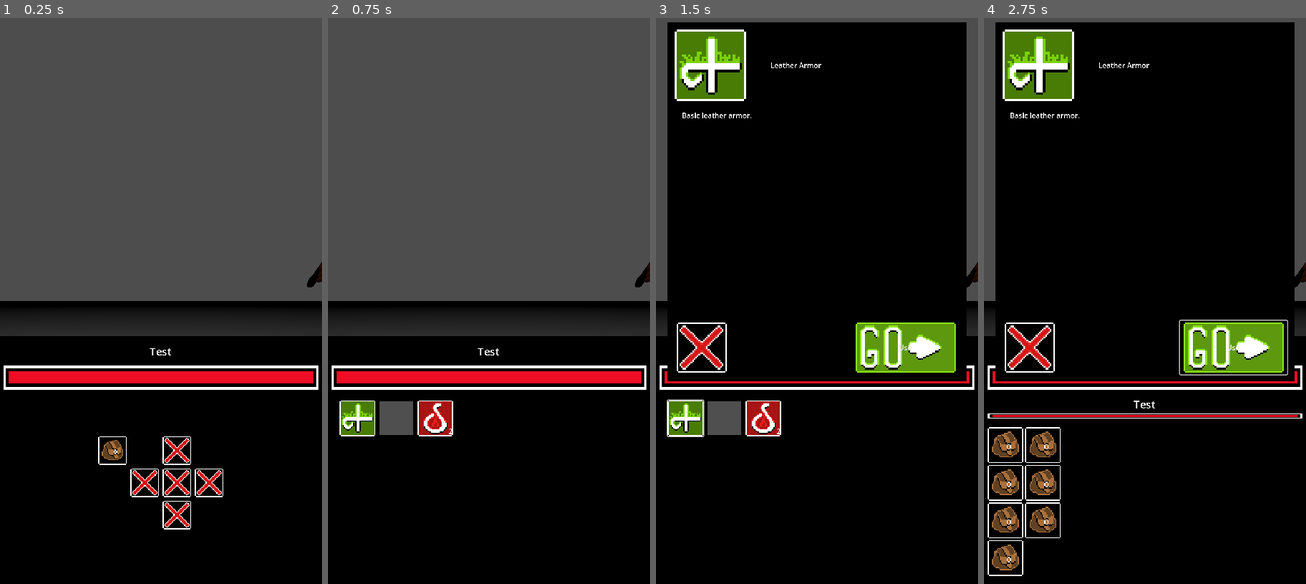
Above: before the commit, frames 1-4 (left to right).
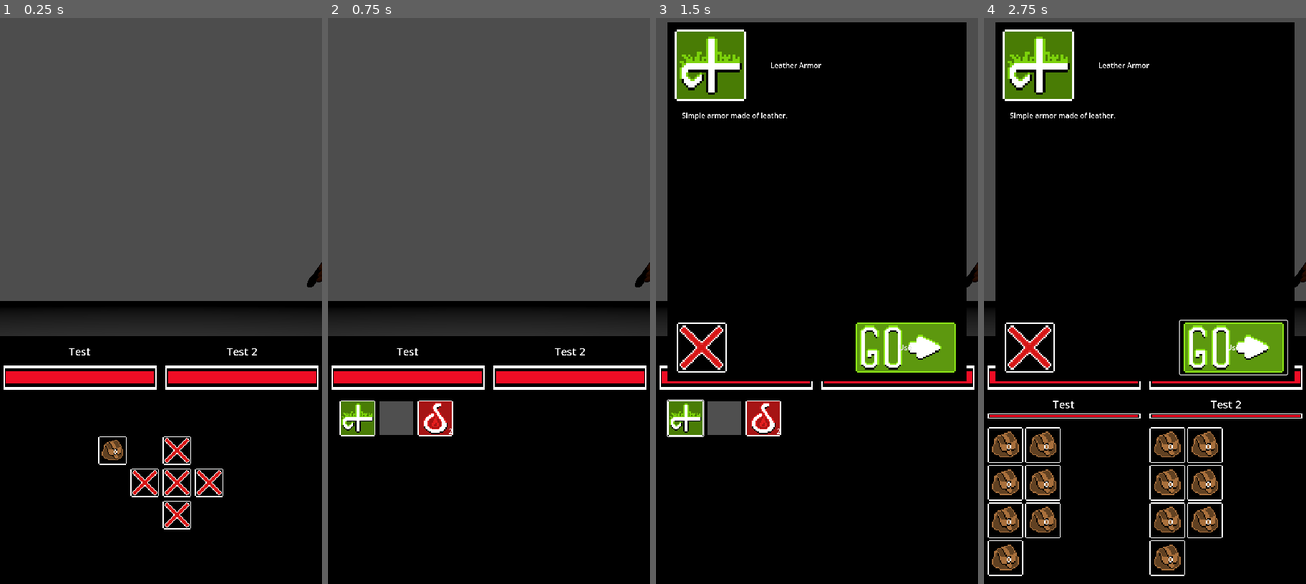
Above: after the commit, the same moments.

Repository: Crestor123/VoidRPG2.0
Game: Godot game, scene res://Scenes/Main.tscn
The game is run twice, just before and just after one commit, with the same random seed, the same clock (stepped at 60 frames per second) and the same inputs. The engine's default icon, where the game draws it, is replaced by a stand-in: a white triangle on a blue panel in a dark square.
Inputs (mouse positions are in pixels of both pictures, inside the frame that each line leads up to):
- Up to frame 1 (0.25 s): no input
- Up to frame 2 (0.75 s): click (440, 482) at 0.5 s
- Up to frame 3 (1.5 s): click (684, 419) at 1.27 s
- Up to frame 4 (2.75 s): click "Use" at 2 s

The runs differ from the first frame. In frame 1, 0.3% of the frame differs, in the area x 1-99%, y 58-66%; in frame 2, 0.3%; in frame 3, 0.3%; in frame 4, 2.8%, in the area x 1-99%, y 16-99%.

Commit message:
Implemented equipping items with stat bonuses

Diff:
--- a/Resources/Items/LeatherArmor.tres
+++ b/Resources/Items/LeatherArmor.tres
@@ -13,11 +13,34 @@
 "health": 0,
 "intelligence": 0,
 "mana": 0,
-"stength": 0,
+"strength": 3,
 "wisdom": 0
 }
+resistances = {
+"acid": 0,
+"air": 0,
+"cold": 0,
+"crystal": 0,
+"darkness": 0,
+"earth": 30,
+"electricity": 0,
+"fire": 0,
+"flesh": 0,
+"heat": 0,
+"light": 0,
+"metal": 0,
+"mind": 0,
+"motion": 0,
+"soul": 0,
+"sound": 0,
+"time": 0,
+"void": 0,
+"water": 0,
+"wood": 0
+}
 name = "Leather Armor"
-description = "Basic leather armor."
+description = "Simple armor made of leather."
 icon = ExtResource("1_4pkk1")
 cost = 0
+stackable = false
 additionalEffects = {}
--- a/Resources/Items/TestRing.tres
+++ b/Resources/Items/TestRing.tres
@@ -11,13 +11,36 @@
 "constitution": 0,
 "dexterity": 0,
 "health": 0,
-"intelligence": 0,
+"intelligence": 3,
 "mana": 0,
-"stength": 0,
+"strength": 0,
 "wisdom": 0
 }
+resistances = {
+"acid": 0,
+"air": 0,
+"cold": 0,
+"crystal": 0,
+"darkness": 0,
+"earth": 0,
+"electricity": 0,
+"fire": 0,
+"flesh": 0,
+"heat": 0,
+"light": 0,
+"metal": 0,
+"mind": 0,
+"motion": 0,
+"soul": 0,
+"sound": 0,
+"time": 0,
+"void": 0,
+"water": 0,
+"wood": 0
+}
 name = "Test Ring"
-description = "A ring used for testing purposes.  This is a long description long description long description."
+description = "A ring used for testing purposes."
 icon = ExtResource("1_dp7pc")
 cost = 0
+stackable = false
 additionalEffects = {}
--- /dev/null
+++ b/Resources/PartyMembers/Test2.tres
@@ -0,0 +1,42 @@
+[gd_resource type="Resource" script_class="PartyMember" load_steps=4 format=3 uid="uid://d3vw40hqgsnq5"]
+
+[ext_resource type="Script" path="res://Resources/Templates/PartyMember.gd" id="1_3s4qt"]
+[ext_resource type="Resource" uid="uid://ciy0ieg3mqgag" path="res://Resources/Abilities/Attack.tres" id="1_op21a"]
+[ext_resource type="Resource" uid="uid://n5bei5ouqvs2" path="res://Resources/Abilities/Defend.tres" id="2_7c6s2"]
+
+[resource]
+script = ExtResource("1_3s4qt")
+name = "Test 2"
+level = 1
+health = 25
+mana = 10
+strength = 2
+dexterity = 2
+constitution = 2
+intelligence = 2
+wisdom = 2
+charisma = 2
+abilities = Array[Resource]([ExtResource("1_op21a"), ExtResource("2_7c6s2")])
+inventory = Array[Resource]([])
+resistances = {
+"acid": 0,
+"air": 0,
+"cold": 0,
+"crystal": 0,
+"darkness": 0,
+"earth": 0,
+"electricity": 0,
+"fire": 0,
+"flesh": 0,
+"heat": 0,
+"light": 0,
+"metal": 0,
+"mind": 0,
+"motion": 0,
+"soul": 0,
+"sound": 0,
+"time": 0,
+"void": 0,
+"water": 0,
+"wood": 0
+}
--- a/Resources/Templates/Equipment.gd
+++ b/Resources/Templates/Equipment.gd
@@ -7,10 +7,33 @@
 @export var bonuses = {
 	"health": 0,
 	"mana": 0,
-	"stength": 0,
+	"strength": 0,
 	"dexterity": 0,
 	"constitution": 0,
 	"intelligence": 0,
 	"wisdom": 0,
 	"charisma": 0
 }
+
+@export var resistances = {
+	"fire": 0,
+	"light": 0,
+	"heat": 0,
+	"electricity": 0,
+	"earth": 0,
+	"metal": 0,
+	"crystal": 0,
+	"wood": 0,
+	"air": 0,
+	"sound": 0,
+	"motion": 0,
+	"void": 0,
+	"water": 0,
+	"cold": 0,
+	"acid": 0,
+	"darkness": 0,
+	"mind": 0,
+	"soul": 0,
+	"flesh": 0,
+	"time": 0
+}
--- a/Scenes/Components/EquipmentComponent.gd
+++ b/Scenes/Components/EquipmentComponent.gd
@@ -2,7 +2,7 @@
 
 @export var inventory : Node = null
 
-#Need to have slots that can be filled by appropriate equipment
+#Slots point to equipmentNodes that are children of this node
 var slots = {
 	"head": null,
 	"body": null,
@@ -12,6 +12,40 @@
 	"rring": null,
 	"weapon": null}
 
+#Bonuses from equipment are recorded here
+var equipStats = {
+	"health": 0,
+	"mana": 0,
+	"strength": 0,
+	"dexterity": 0,
+	"constitution": 0,
+	"intelligence": 0,
+	"wisdom": 0,
+	"charisma": 0
+}
+
+var equipResistances = {
+	"fire": 0,
+	"light": 0,
+	"heat": 0,
+	"electricity": 0,
+	"earth": 0,
+	"metal": 0,
+	"crystal": 0,
+	"wood": 0,
+	"air": 0,
+	"sound": 0,
+	"motion": 0,
+	"void": 0,
+	"water": 0,
+	"cold": 0,
+	"acid": 0,
+	"darkness": 0,
+	"mind": 0,
+	"soul": 0,
+	"flesh": 0,
+	"time": 0
+}
 
 func equip(equipment : EquipmentNode, slot : String = "") -> bool:
 	if inventory == null: return false
@@ -27,8 +61,27 @@
 		slots[slot] = equipment
 		equipped = true
 
+	updateStats()
+
 	return equipped
 	pass
 
-func unequip(equipment : EquipmentNode):
+func updateStats():
+	for stat in equipStats:
+		equipStats[stat] = 0
+	for res in equipResistances:
+		equipResistances[res] = 0
+
+	for item in get_children():
+		for stat in item.bonuses:
+			equipStats[stat] += item.bonuses[stat]
+		for res in equipResistances:
+			equipResistances[res] += item.resistances[res]
+	print("Updated equipment")
+
+func unequip(equipment : EquipmentNode, slot : String = "") -> bool:
+	if inventory == null: return false
+	var unequipped = false
+
+	return unequipped
 	pass
--- a/Scenes/Components/InventoryComponent.gd
+++ b/Scenes/Components/InventoryComponent.gd
@@ -57,8 +57,7 @@
 func transferItem(item : ItemNode, destination : Node):
 	for child in get_children():
 		if item == child:
-			destination.add_child(item)
-			remove_child(item)
+			item.reparent(destination)
 
 func inInventory(item : ItemNode):
 	#Returns if a given item is in the inventory
--- a/Scenes/Components/StatComponent.gd
+++ b/Scenes/Components/StatComponent.gd
@@ -100,7 +100,7 @@
 func takeDamage(value : int , type : String):
 	#print("initial damage: ", value)
 	#print("resistance: ", resistances[type])
-	var damageReduction = (float(resistances[type] + tempResistances[type])) / 100
+	var damageReduction = (float(getResistance(type))) / 100
 	#print("damage reduction: ", damageReduction)
 	#value -= floor(value * float((100 - resistances[type]) / 100))
 	if value > 0:
@@ -110,6 +110,8 @@
 
 	#print("Taking ", value, " damage of ", type, " type")
 	tempStats.health -= value
+	if tempStats.health > stats.health:
+		tempStats.health = stats.health
 	print(tempStats.health, " left")
 	if tempStats.health <= 0:
 		tempStats.health = 0
@@ -132,10 +134,28 @@
 	pass
 
 func getHealthPercent() -> float:
-	return 100 * (float(tempStats.health) / float(stats.health))
+	return 100 * (float(getStat("health")) / float(getStat("maxhealth")))
 
-func getStat(stat : String):
-	if stat in stats:
-		if stat == "health": return tempStats["health"]
-		if stat == "mana": return tempStats["mana"]
-		return stats[stat] + tempStats[stat]
+func getStat(stat : String) -> int:
+	var result : int = 0
+	if stat in stats || stat == "maxhealth" || stat == "maxmana":
+		if stat == "health": result = tempStats["health"]
+		elif stat == "maxhealth":
+			result = stats["health"]
+			if equipment: result += equipment.equipStats["health"]
+		elif stat == "mana": result = tempStats["mana"]
+		elif stat == "maxmana":
+			result = stats["mana"]
+			if equipment: result += equipment.equipStats["health"]
+		else:
+			result = stats[stat] + tempStats[stat]
+			if equipment: result += equipment.equipStats[stat]
+	return result
+
+func getResistance(resistance : String) -> int:
+	var result : int = 0
+	if resistance in resistances:
+		result = resistances[resistance] + tempResistances[resistance]
+		if equipment:
+			result += equipment.equipResistances[resistance]
+	return result
--- a/Scenes/Main.tscn
+++ b/Scenes/Main.tscn
@@ -13,6 +13,7 @@
 [ext_resource type="Resource" uid="uid://tcd704npg8b5" path="res://Resources/Enemies/GroundwalkerBird.tres" id="6_5sgyr"]
 [ext_resource type="PackedScene" uid="uid://c0u2nhom40bs5" path="res://Scenes/Objects/UI/Battle/BattleUI.tscn" id="6_h7rcj"]
 [ext_resource type="Script" path="res://Scenes/UILayer.gd" id="6_pbq28"]
+[ext_resource type="Resource" uid="uid://d3vw40hqgsnq5" path="res://Resources/PartyMembers/Test2.tres" id="7_mfyoi"]
 [ext_resource type="PackedScene" uid="uid://bm0m14t6yfmmx" path="res://Scenes/Objects/UI/PartyHealth.tscn" id="7_vbsi2"]
 [ext_resource type="PackedScene" uid="uid://dpclrg0pcfjij" path="res://Scenes/Objects/UI/ExperienceUI.tscn" id="8_fieyf"]
 [ext_resource type="PackedScene" uid="uid://dqbqhh4gbftcq" path="res://Scenes/Objects/UI/InventoryUI.tscn" id="10_0gu7r"]
@@ -38,6 +39,9 @@
 
 [node name="PartyMember" parent="PartyMembers" instance=ExtResource("2_7irq2")]
 data = ExtResource("3_piwwk")
+
+[node name="PartyMember2" parent="PartyMembers" instance=ExtResource("2_7irq2")]
+data = ExtResource("7_mfyoi")
 
 [node name="Battle" parent="." node_paths=PackedStringArray("battleUI") instance=ExtResource("2_vrged")]
 battleUI = NodePath("../UILayer/BattleUI")
--- a/Scenes/Objects/Inventory/Equipment.gd
+++ b/Scenes/Objects/Inventory/Equipment.gd
@@ -4,7 +4,45 @@
 
 @export_enum ("head", "body", "legs", "feet", "ring", "weapon") var slot : String
 
+@export var bonuses = {
+	"health": 0,
+	"mana": 0,
+	"strength": 0,
+	"dexterity": 0,
+	"constitution": 0,
+	"intelligence": 0,
+	"wisdom": 0,
+	"charisma": 0
+}
+
+@export var resistances = {
+	"fire": 0,
+	"light": 0,
+	"heat": 0,
+	"electricity": 0,
+	"earth": 0,
+	"metal": 0,
+	"crystal": 0,
+	"wood": 0,
+	"air": 0,
+	"sound": 0,
+	"motion": 0,
+	"void": 0,
+	"water": 0,
+	"cold": 0,
+	"acid": 0,
+	"darkness": 0,
+	"mind": 0,
+	"soul": 0,
+	"flesh": 0,
+	"time": 0
+}
+
 func initialize():
 	if data != null:
 		slot = data.slot
+		for item in data.bonuses:
+			bonuses[item] = data.bonuses[item]
+		for item in data.resistances:
+			resistances[item] = data.resistances[item]
 	super.initialize()
Not shown: 1 places in Resources/Items/LeatherArmor.tres that only renumber resources
Not shown: 1 places in Resources/Items/TestRing.tres that only renumber resources
Not shown: 1 places in Scenes/Main.tscn that only renumber resources
